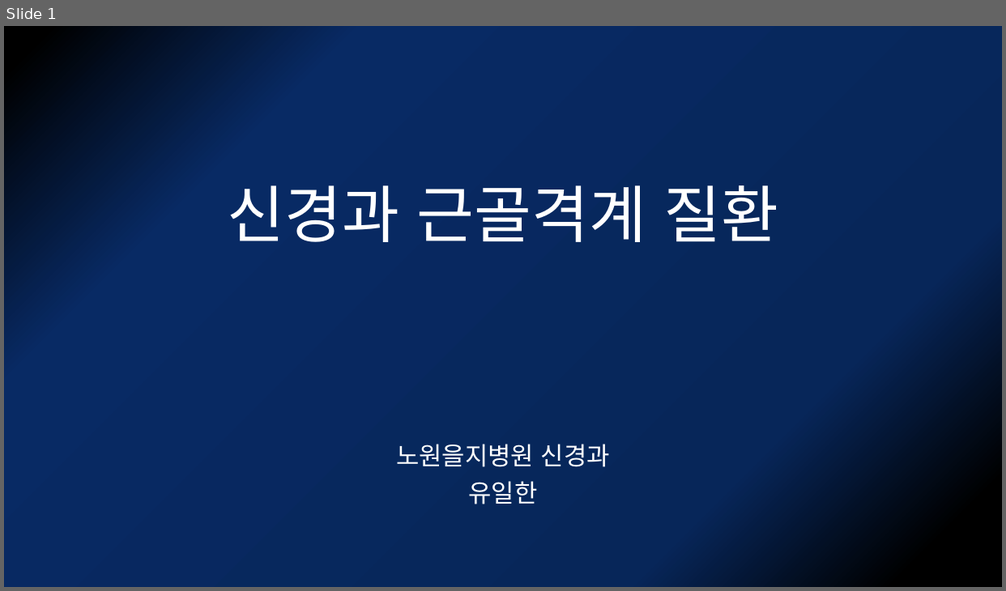
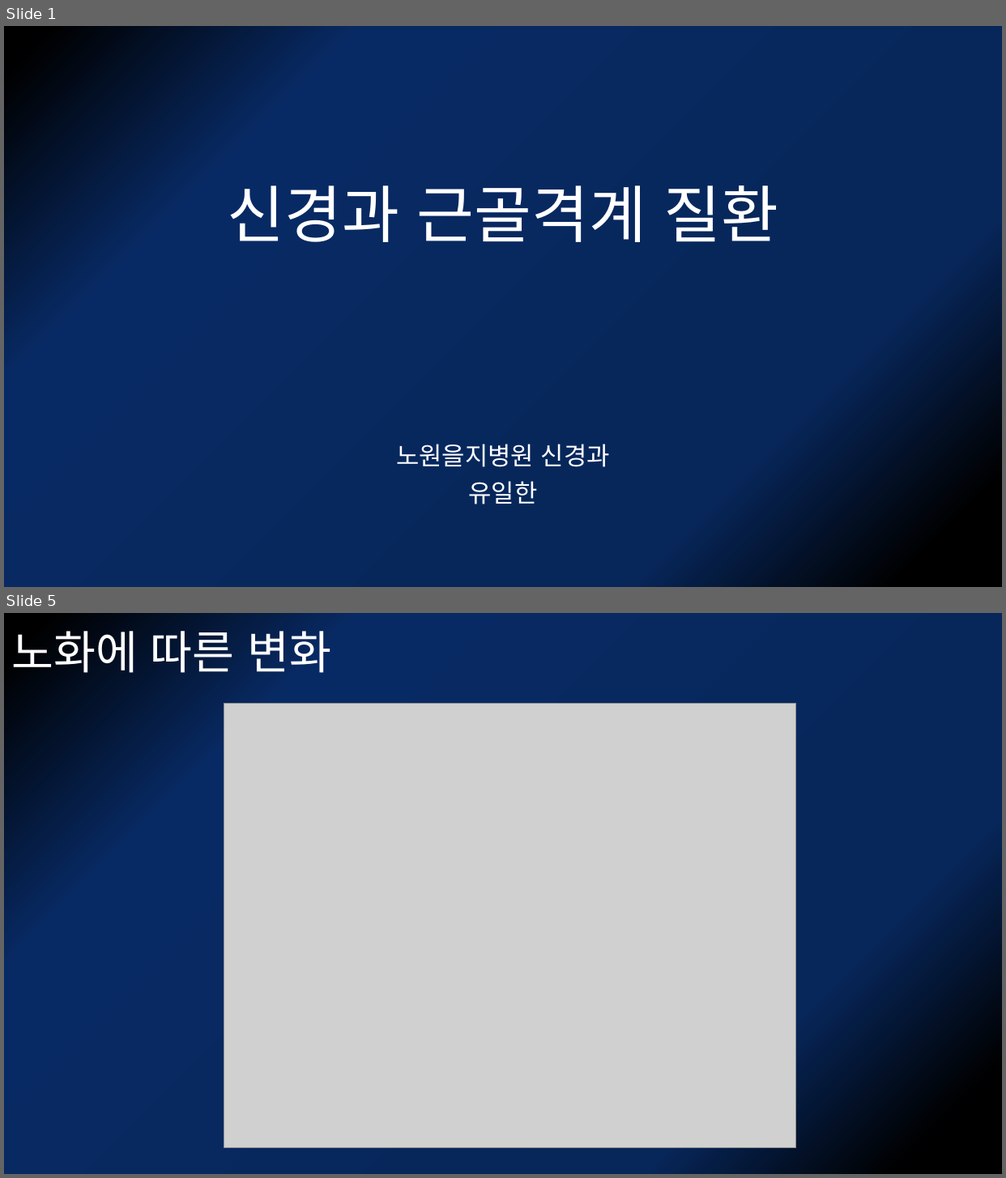
Before and after one commit to kjfdf/-, a slide deck: 신경과 근골격계 질환.pptx. Shown one above the other, each under a label of ours: slide 1 before the commit, slides 1 and 5 after it; the slides between them are not shown. The pictures are 1006x591 and 1006x1178 pixels, drawn with LibreOffice and Linux fonts; fonts in the diff are those of the drawing; grey boxes stand for pictures. Boxes give left, top, right and bottom in pixels: in the first picture for what was removed or moved away, otherwise in the second. Text is boxed around its words. In the diff, an @@ line names an element or a change of style, - is before the commit and + after.

```diff
--- a/신경과 근골격계 질환.pptx
+++ b/신경과 근골격계 질환.pptx
@@ slide 5 added at (4,613,1002,1174), background gradient #000000 to #072659 to #082A64 @@
@@ title added at (11,631,332,673), 44 pt, text #FFFFFF @@
+노화에 따른 변화
@@ picture added at (224,704,797,1148) @@
```
Also in this commit, not shown: 20 other slides added, 1 slide removed.
